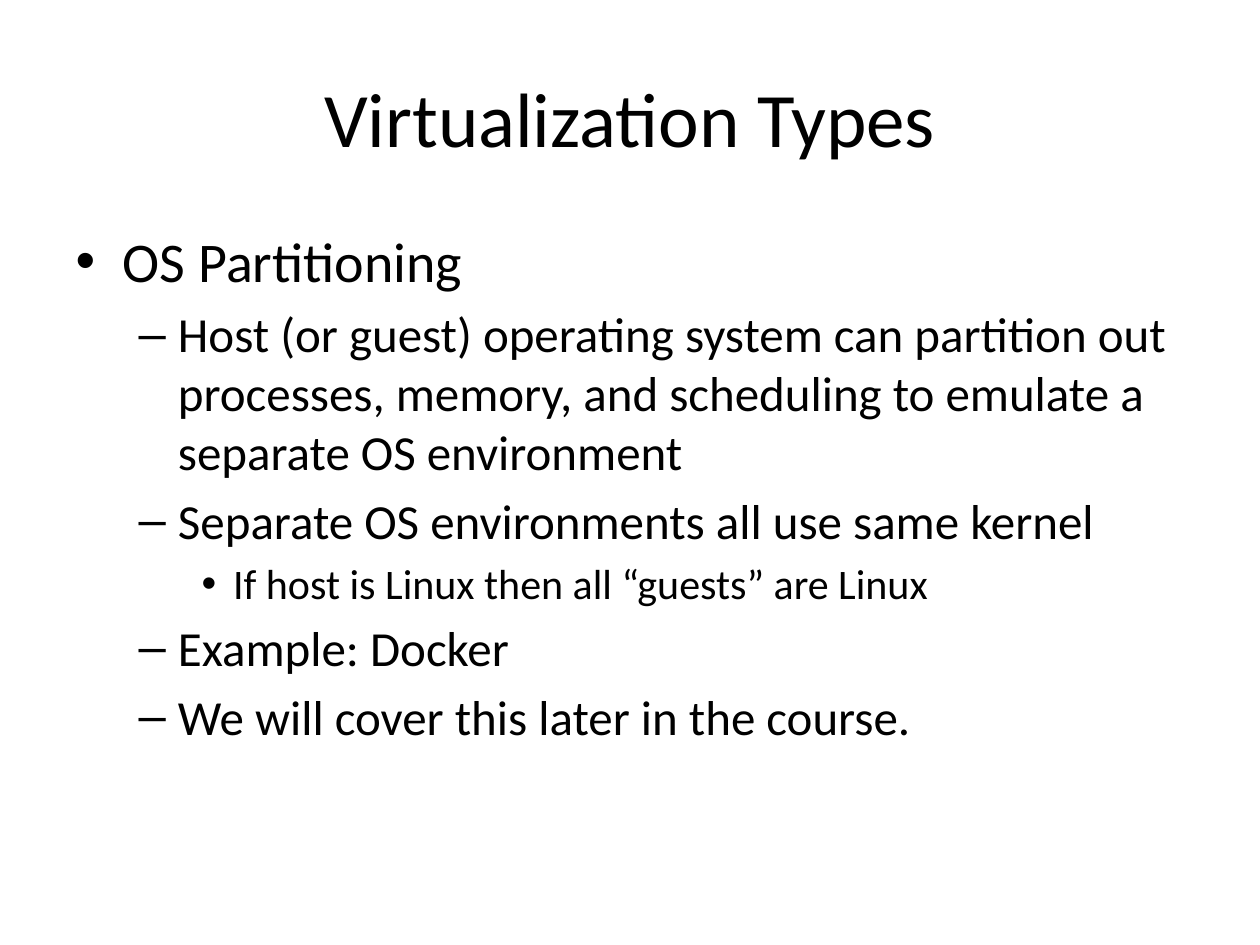
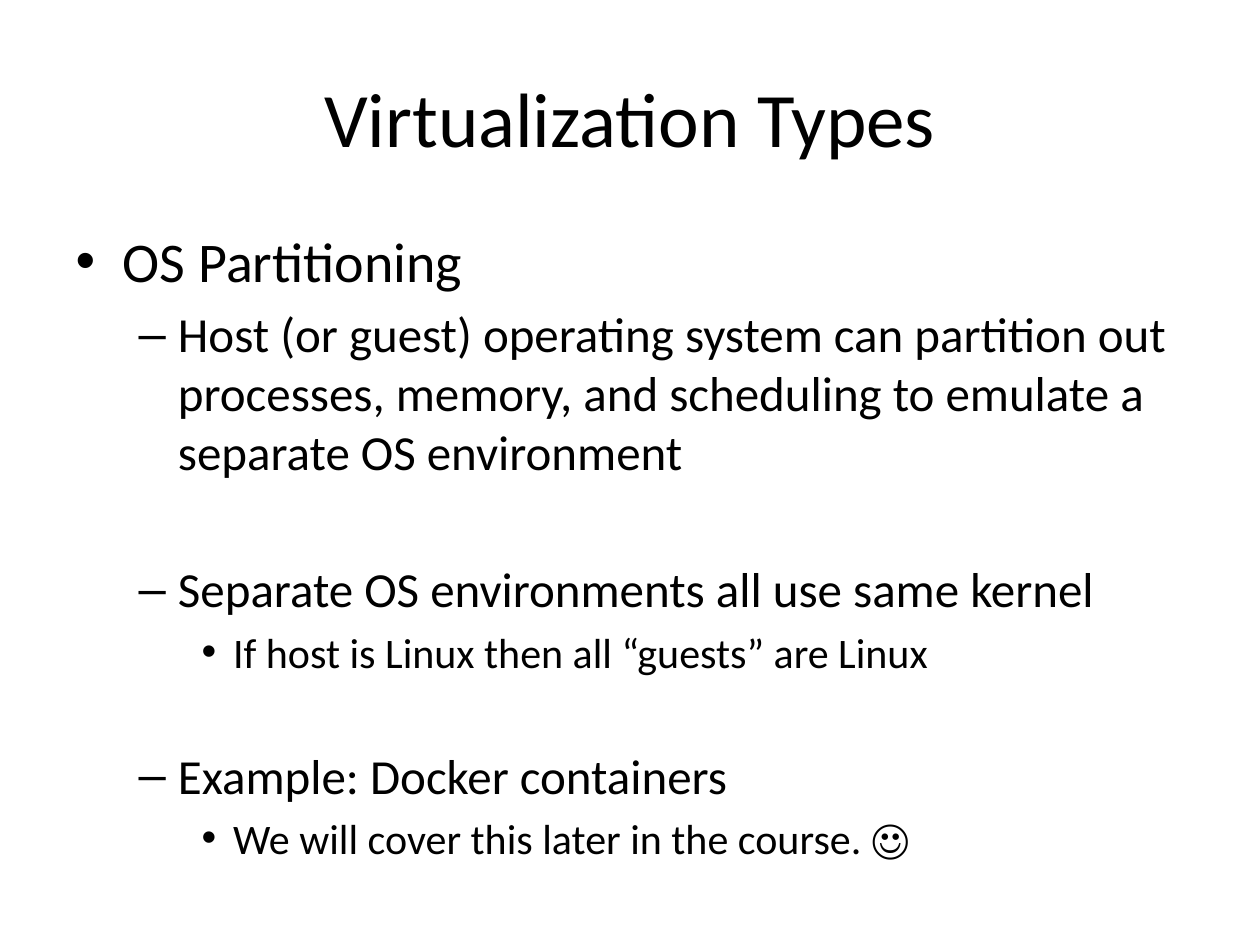
Before and after one commit to jasondbaker/infrastructure-class, a slide deck: slide 40 of lectures/infrastructure-week-3.pptx (slide 39 before the commit). Drawn at 1260x945 pixels with LibreOffice and Linux fonts; fonts in the diff are those of the drawing. Boxes give left, top, right and bottom in pixels: in the first picture for what was removed or moved away, otherwise in the second. Text is boxed around its words. In the diff, an @@ line names an element or a change of style, - is before the commit and + after.

```diff
--- a/lectures/infrastructure-week-3.pptx
+++ b/lectures/infrastructure-week-3.pptx
@@ text at (178,760,861,855): text changed; size 28 to 24 pt @@
-  – Example: Docker
-  – We will cover this later in the course.
+  – Example: Docker containers
+    • We will cover this later in the course. ☺
```
Also in this commit, not shown: 10 other slides changed, 1 slide added, 2 other files.
